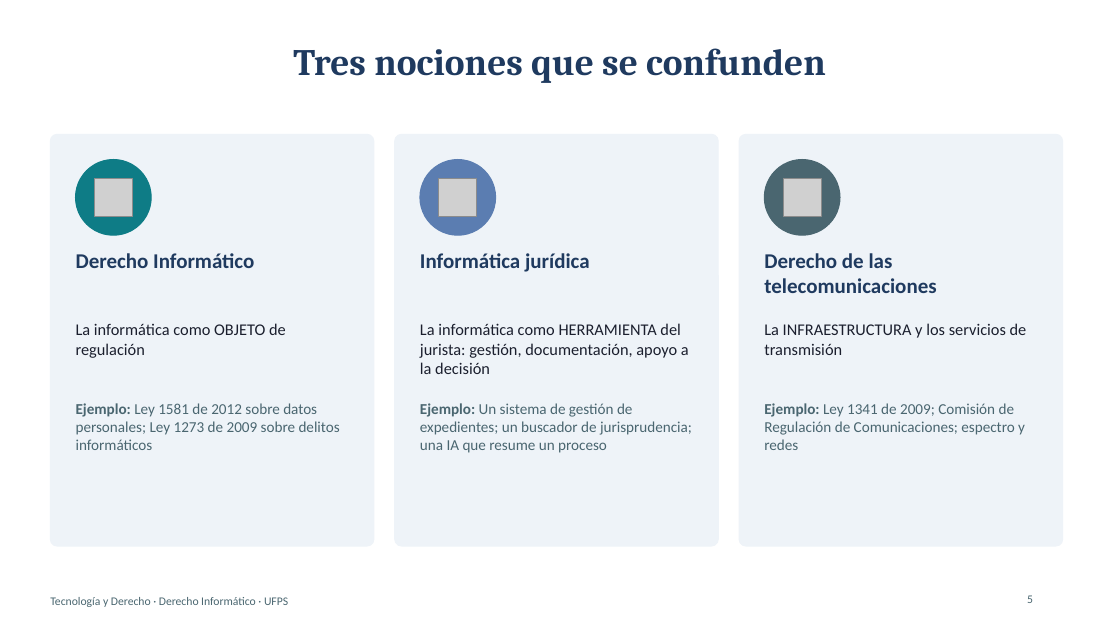
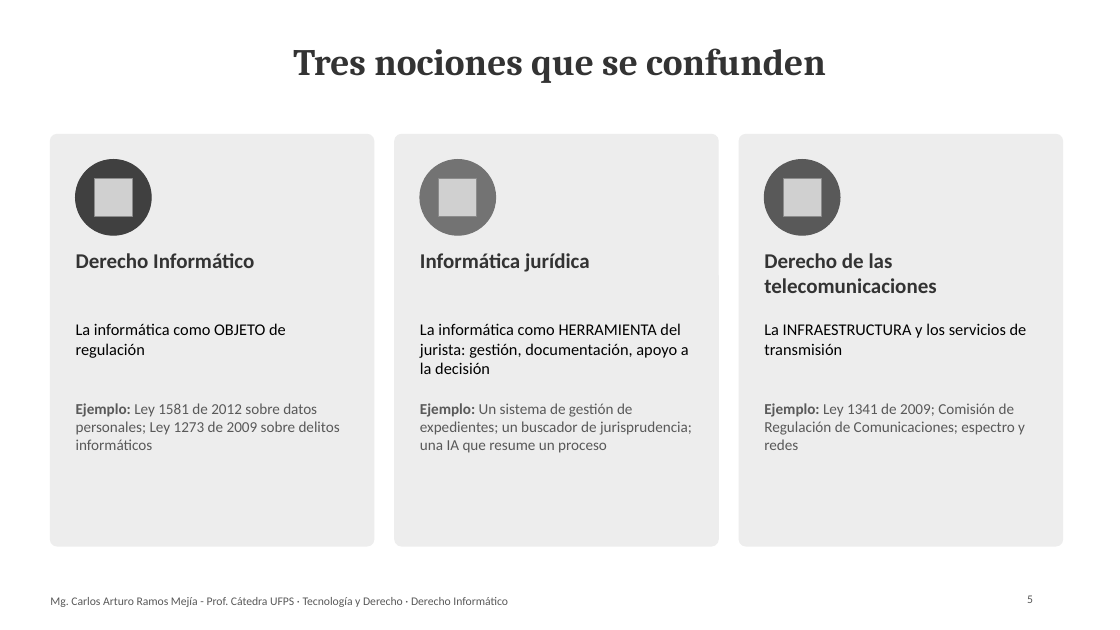
Before and after one commit to Arturoramos22/Arturoramos22, a slide deck: slide 5 of clase-derecho-informatico/DIAPOSITIVAS.pptx. Drawn at 1120x630 pixels with LibreOffice and Linux fonts; fonts in the diff are those of the drawing; grey boxes stand for pictures. Boxes give left, top, right and bottom in pixels: in the first picture for what was removed or moved away, otherwise in the second. Text is boxed around its words. In the diff, an @@ line names an element or a change of style, - is before the commit and + after.

```diff
--- a/clase-derecho-informatico/DIAPOSITIVAS.pptx
+++ b/clase-derecho-informatico/DIAPOSITIVAS.pptx
@@ fill #EEF3F8 to #EDEDED; outline #EEF3F8 1 pt to #EDEDED 1 pt in 3 elements at <box>395,134,718,546</box>, <box>739,134,1063,546</box>, <box>50,134,374,546</box> @@
@@ ellipse at <box>76,160,151,235</box>: fill #0E7C86 to #404040; outline #0E7C86 1 pt to #404040 1 pt @@
@@ ellipse at <box>420,160,496,235</box>: fill #5B7DB1 to #737373; outline #5B7DB1 1 pt to #737373 1 pt @@
@@ ellipse at <box>765,160,840,235</box>: fill #4A6670 to #595959; outline #4A6670 1 pt to #595959 1 pt @@
@@ text colour #1F3A5F to #333333 in 4 elements at <box>293,48,826,83</box>, <box>76,253,254,268</box>, <box>420,253,590,272</box>, <box>764,253,936,293</box> @@
@@ text colour #1B1F2E to #000000 in 3 elements at <box>76,323,286,358</box>, <box>420,323,689,374</box>, <box>764,323,1027,355</box> @@
@@ text at <box>50,597,508,607</box>: text changed; text colour #4A6670 to #595959 @@
-Tecnología y Derecho · Derecho Informático · UFPS
+Mg. Carlos Arturo Ramos Mejía - Prof. Cátedra UFPS · Tecnología y Derecho · Derecho Informático
@@ text colour #4A6670 to #595959 in 4 elements at <box>76,403,340,450</box>, <box>420,403,692,453</box>, <box>764,403,1025,450</box>, <box>1027,595,1033,603</box> @@
```
Also in this commit, not shown: 23 other slides changed, 2 other files.
